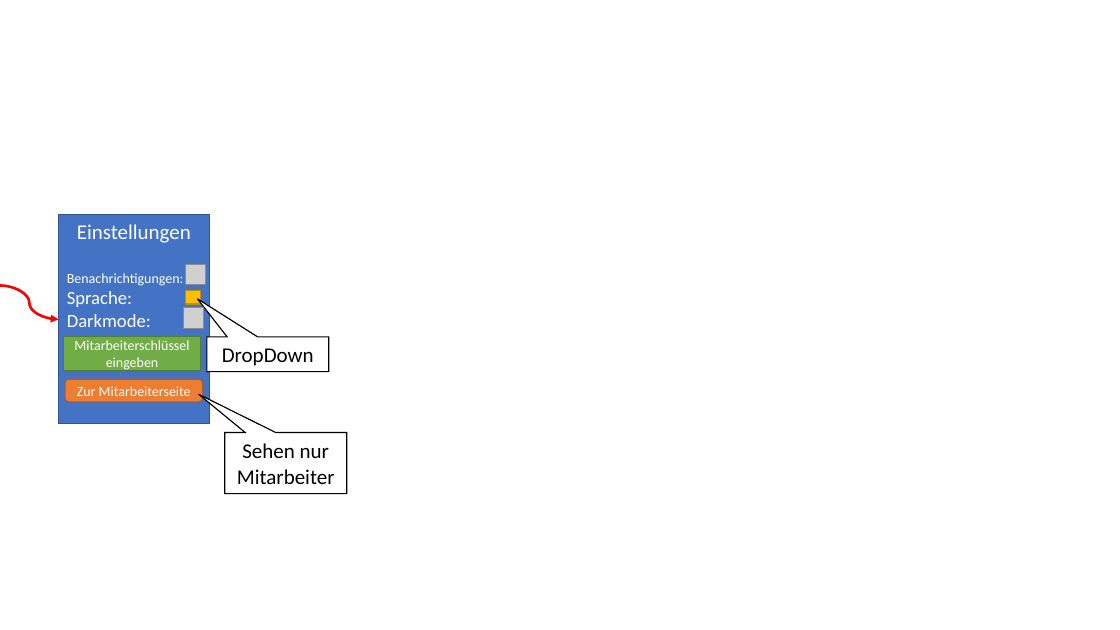
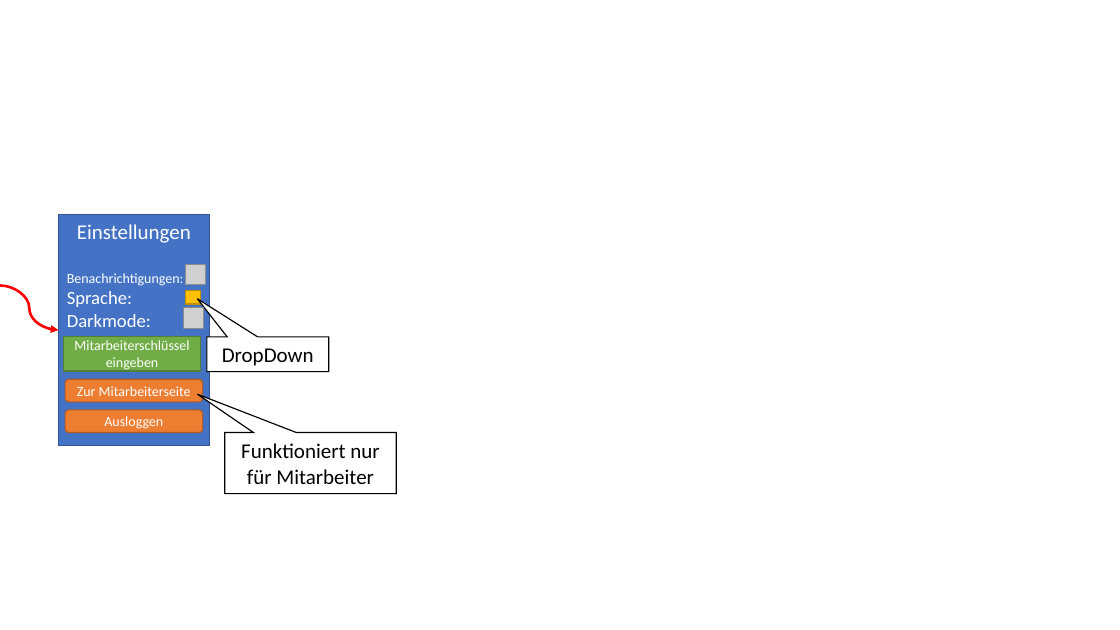
Before and after one commit to GastroGo/Orga, a slide deck: slide 4 of LoFi/LoFi.pptx. Drawn at 1120x630 pixels with LibreOffice and Linux fonts; fonts in the diff are those of the drawing; grey boxes stand for pictures. Boxes give left, top, right and bottom in pixels: in the first picture for what was removed or moved away, otherwise in the second. Text is boxed around its words. In the diff, an @@ line names an element or a change of style, - is before the commit and + after.

```diff
--- a/LoFi/LoFi.pptx
+++ b/LoFi/LoFi.pptx
@@ rectangle "Einstellungen": place and size @@
-rectangle "Einstellungen" at box(59, 215, 209, 424)
+rectangle "Einstellungen" at box(59, 215, 209, 445)
@@ curved arrow moved from (0, 286) - (59, 319) to (0, 286) - (59, 330) @@
@@ rounded rectangle added at box(66, 410, 203, 433), fill #ED7D31, outline #AF5C24 1 pt, 12 pt, text #FFFFFF @@
+Ausloggen
@@ speech box "Funktioniert nur für Mitarbeiter": place and size @@
-speech box "Funktioniert nur für Mitarbeiter" at box(225, 433, 347, 494)
+speech box "Funktioniert nur für Mitarbeiter" at box(225, 433, 397, 494)
@@ speech box "Funktioniert nur für Mitarbeiter" at box(225, 433, 397, 494): proportions changed @@
@@ text in speech box at box(241, 443, 379, 484): text changed @@
-Sehen nur Mitarbeiter
+Funktioniert nur für Mitarbeiter
```
Also in this commit, not shown: 2 other slides changed, 1 other file.
